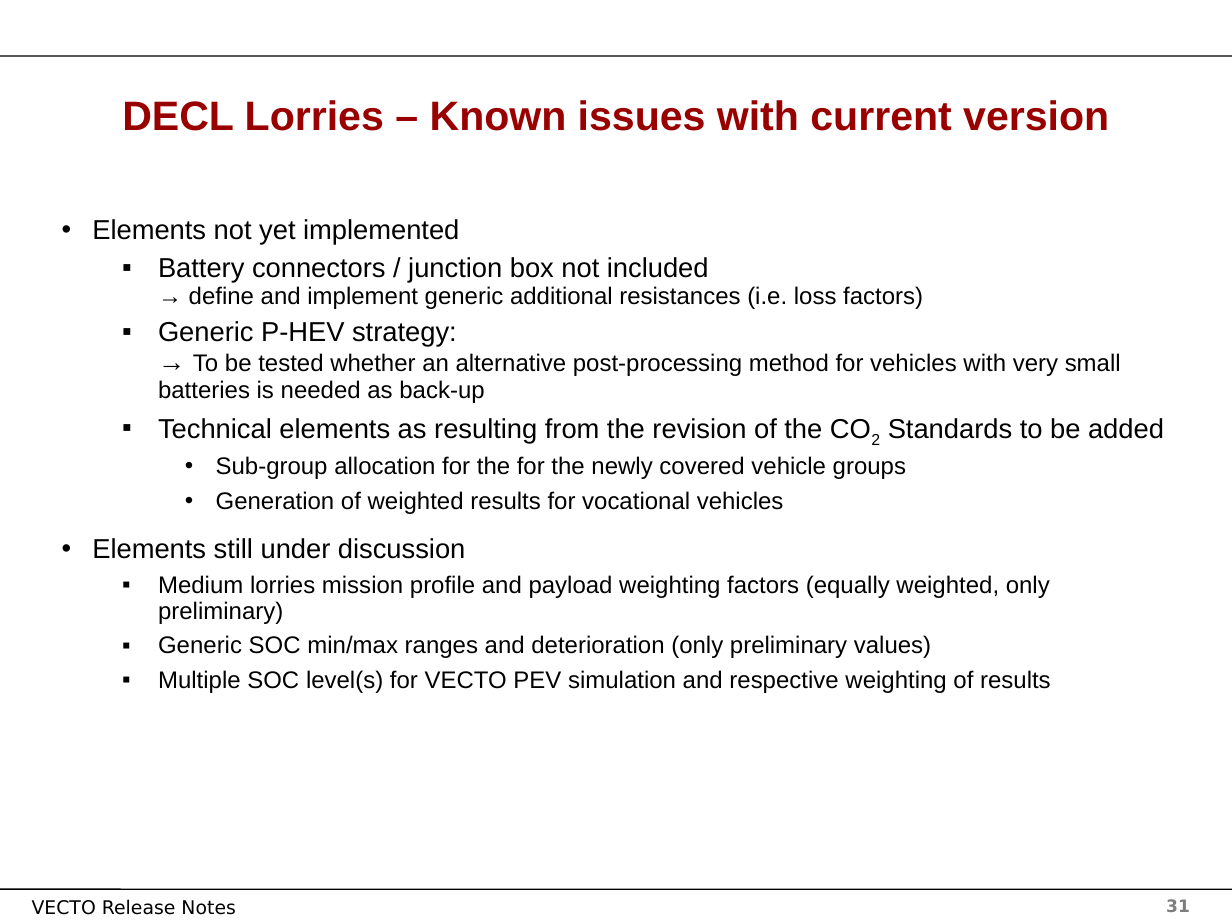
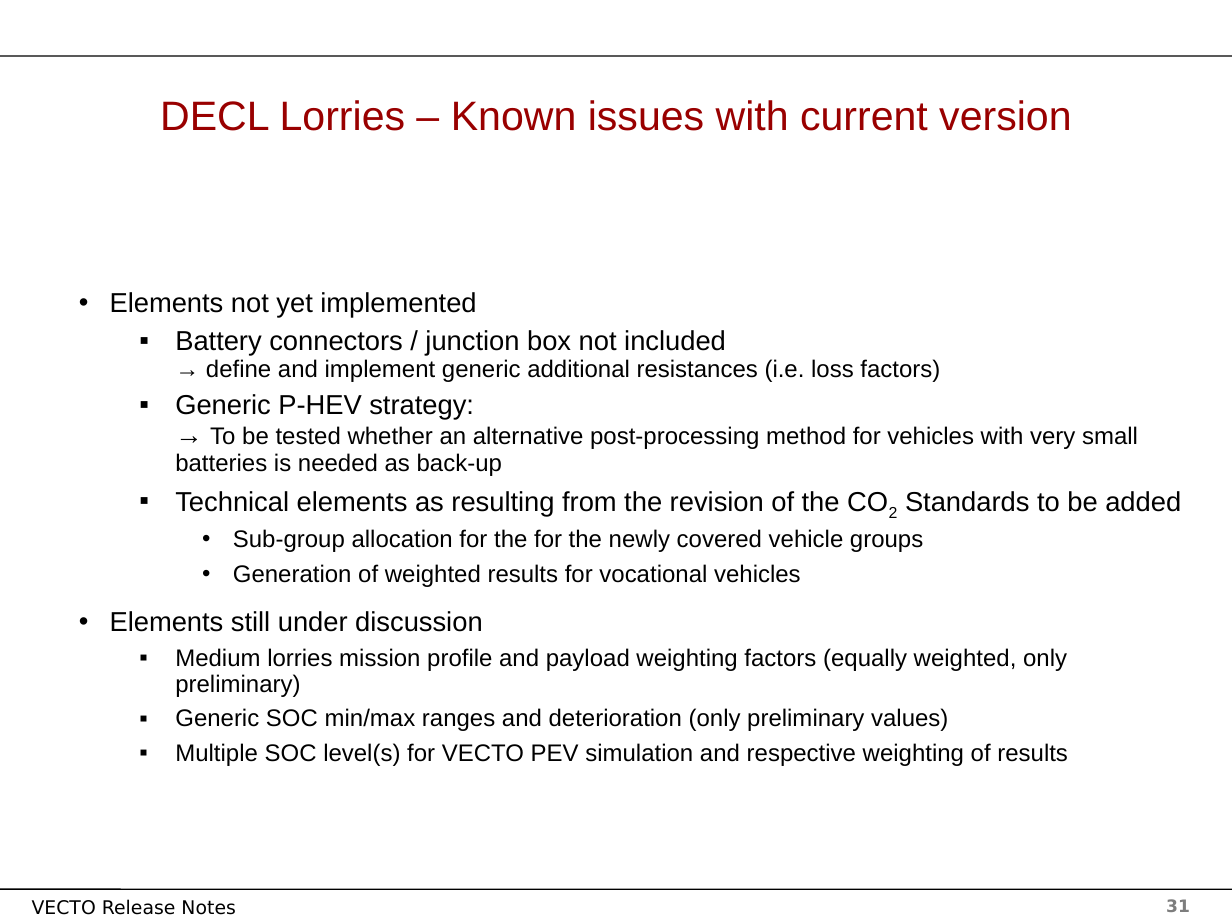
Before and after one commit to tanawadeatharva/BharatVECTO, a slide deck: slide 31 of Documentation/User Manual Source/Release Notes Vecto3.x.pptx. Drawn at 1232x924 pixels with LibreOffice and Linux fonts; fonts in the diff are those of the drawing; background and template pictures are left out. Boxes give left, top, right and bottom in pixels: in the first picture for what was removed or moved away, otherwise in the second. Text is boxed around its words. In the diff, an @@ line names an element or a change of style, - is before the commit and + after.

```diff
--- a/Documentation/User Manual Source/Release Notes Vecto3.x.pptx
+++ b/Documentation/User Manual Source/Release Notes Vecto3.x.pptx
@@ title "DECL Lorries – Known issues ..." at [160, 100, 1071, 131]: bold off @@
@@ text "Elements not yet implemented": place and size @@
-text "Elements not yet implemented" at [92, 219, 1164, 693]
+text "Elements not yet implemented" at [110, 292, 1181, 766]
```
Also in this commit, not shown: 30 other slides changed.
